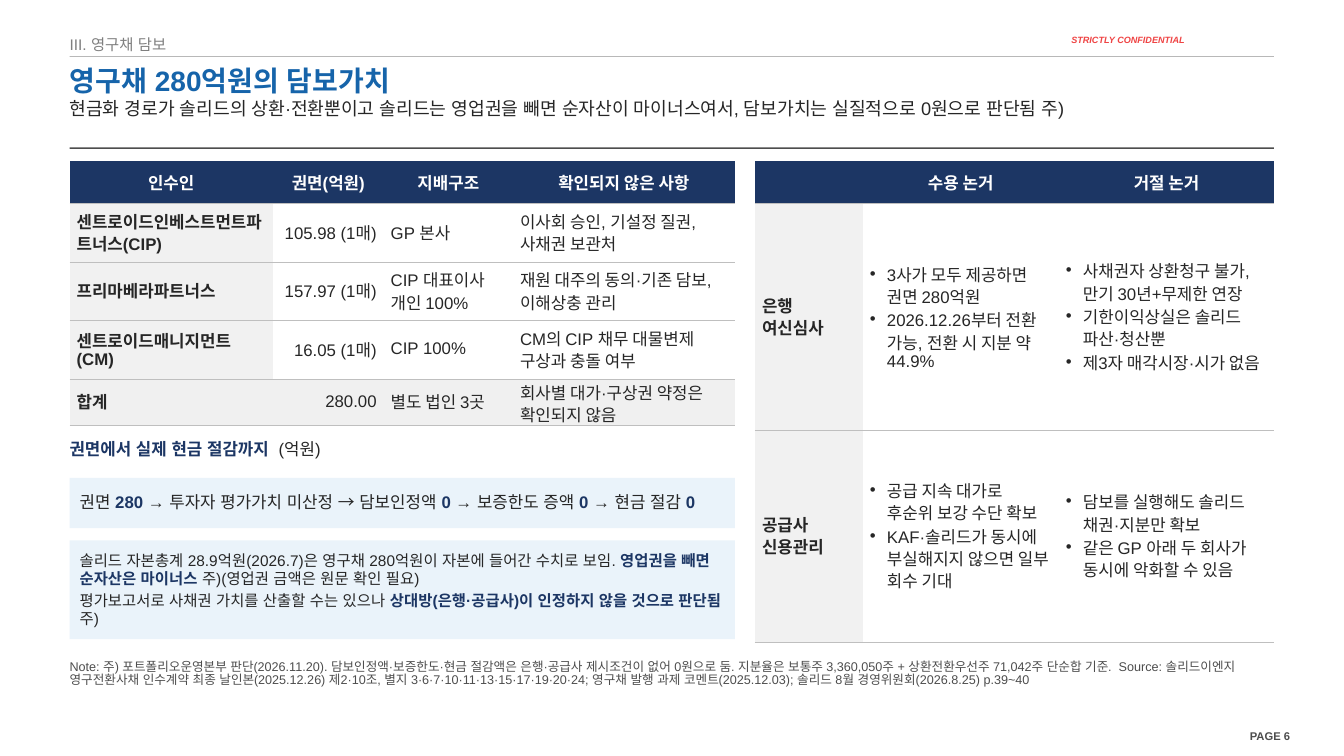
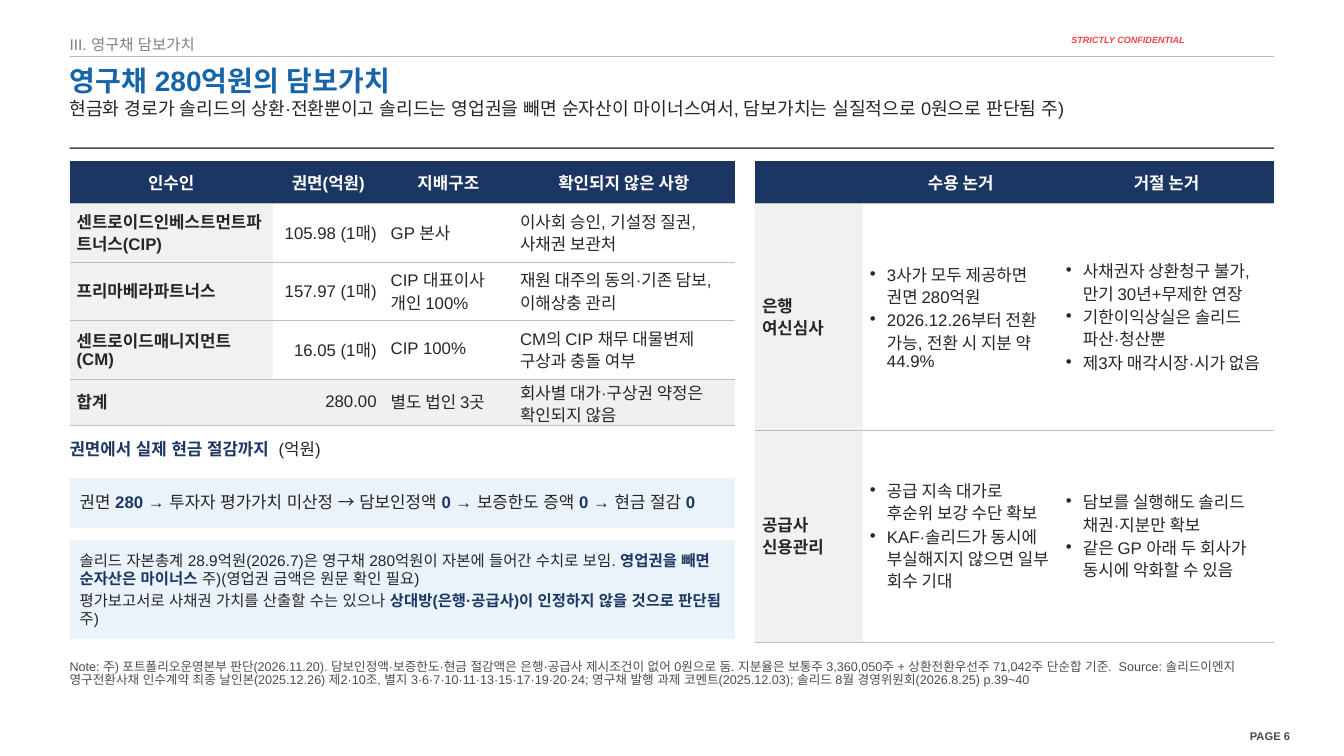
Before and after one commit to jogyesung/GS-Secretary, a slide deck: slide 6 of outputs/CIP_KAF_솔리드_자금조달차질_시나리오_20261120v5.pptx. Drawn at 1344x756 pixels with LibreOffice and Linux fonts; fonts in the diff are those of the drawing; background and template pictures are left out. Boxes give left, top, right and bottom in pixels: in the first picture for what was removed or moved away, otherwise in the second. Text is boxed around its words. In the diff, an @@ line names an element or a change of style, - is before the commit and + after.

```diff
--- a/outputs/CIP_KAF_솔리드_자금조달차질_시나리오_20261120v5.pptx
+++ b/outputs/CIP_KAF_솔리드_자금조달차질_시나리오_20261120v5.pptx
@@ text at [70, 37, 195, 51]: text changed @@
-III. 영구채 담보
+III. 영구채 담보가치
```
Also in this commit, not shown: 20 other slides changed, 1 other file.
